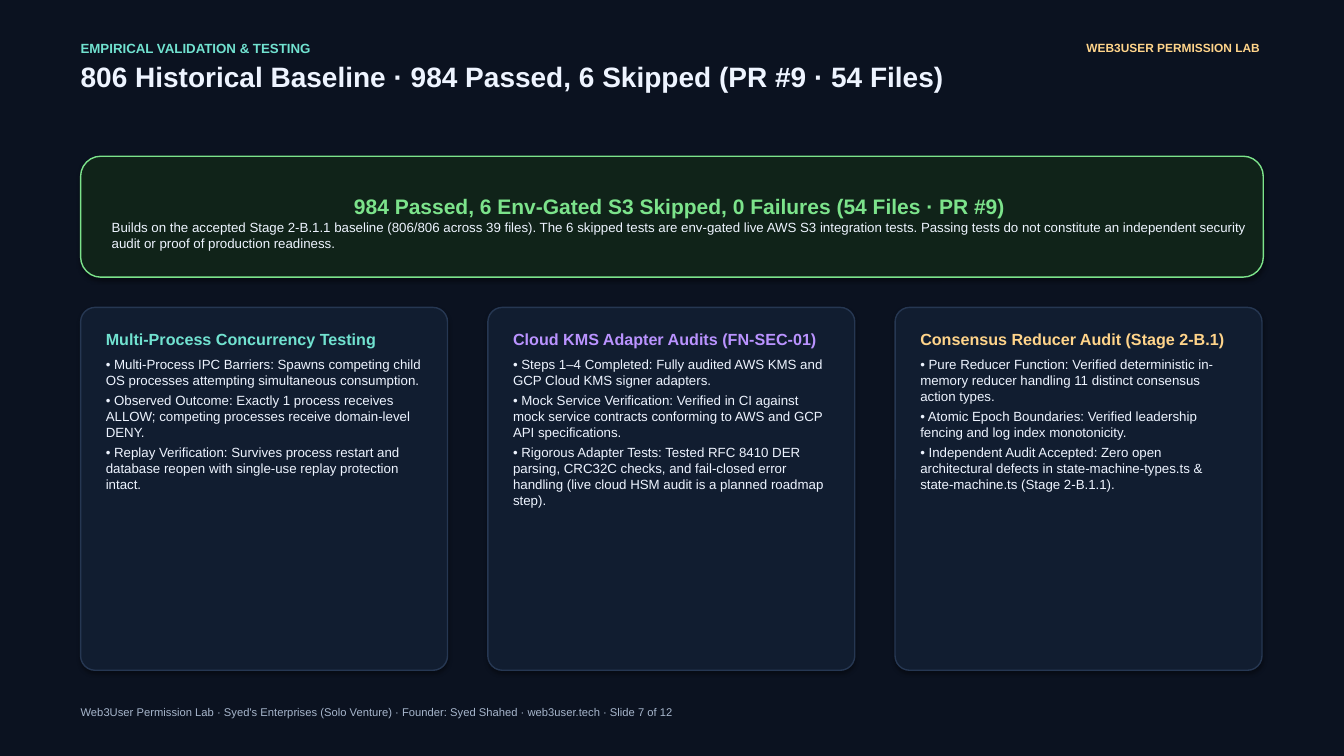
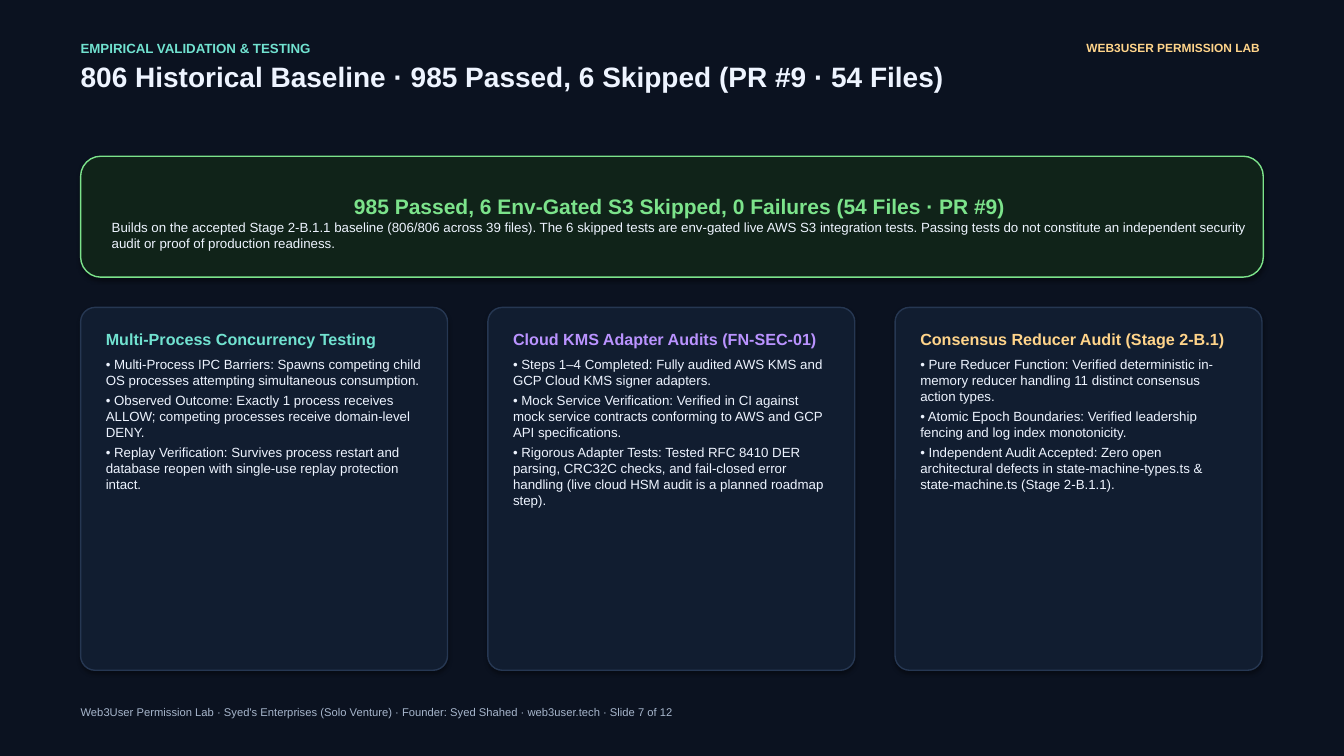
Before and after one commit to syedsenterprises/Web3User-Permission-Lab, a slide deck: slide 7 of funding/application/Web3User-TECH-Funding-Pitch-Deck.pptx. Drawn at 1344x756 pixels with LibreOffice and Linux fonts; fonts in the diff are those of the drawing. Boxes give left, top, right and bottom in pixels: in the first picture for what was removed or moved away, otherwise in the second. Text is boxed around its words. In the diff, an @@ line names an element or a change of style, - is before the commit and + after.

```diff
--- a/funding/application/Web3User-TECH-Funding-Pitch-Deck.pptx
+++ b/funding/application/Web3User-TECH-Funding-Pitch-Deck.pptx
@@ text at <box>81,66,943,92</box>: text changed @@
-806 Historical Baseline · 984 Passed, 6 Skipped (PR #9 · 54 Files)
+806 Historical Baseline · 985 Passed, 6 Skipped (PR #9 · 54 Files)
@@ text in rounded rectangle at <box>354,198,1004,219</box>: text changed @@
-984 Passed, 6 Env-Gated S3 Skipped, 0 Failures (54 Files · PR #9)
+985 Passed, 6 Env-Gated S3 Skipped, 0 Failures (54 Files · PR #9)
```
Also in this commit, not shown: 3 other slides changed, 11 other files.
